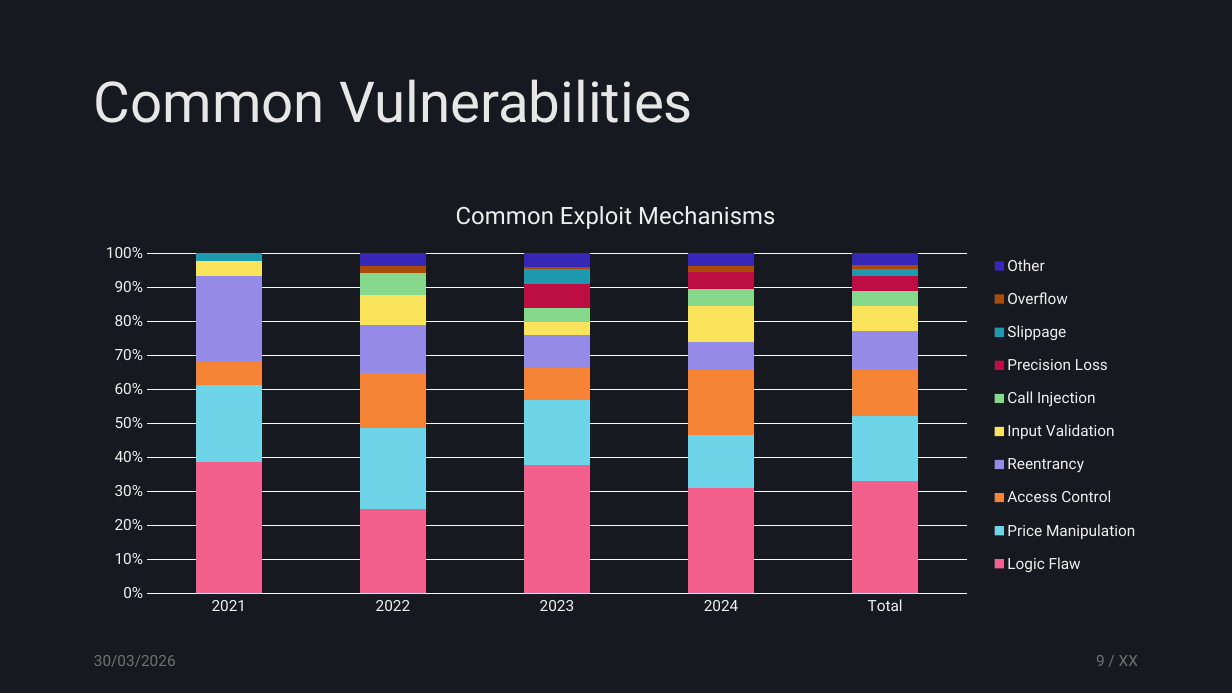
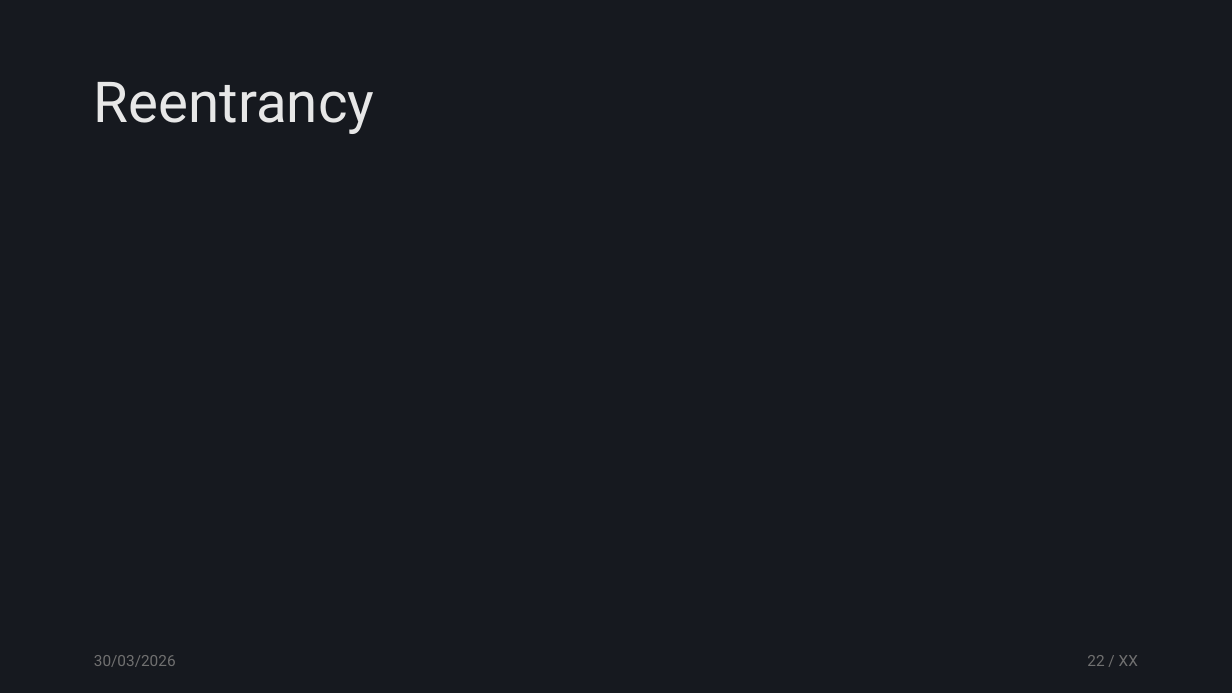
Before and after one commit to tzann/thesis, a slide deck: slide 22 of doc/presentation/Thesis.pptx (slide 9 before the commit). Drawn at 1232x693 pixels with LibreOffice and Linux fonts; fonts in the diff are those of the drawing. Boxes give left, top, right and bottom in pixels: in the first picture for what was removed or moved away, otherwise in the second. Text is boxed around its words. In the diff, an @@ line names an element or a change of style, - is before the commit and + after.

Commit message:
more slides

```diff
--- a/doc/presentation/Thesis.pptx
+++ b/doc/presentation/Thesis.pptx
@@ title at [94, 82, 374, 134]: text changed @@
-Common Vulnerabilities
+Reentrancy
@@ column stacked 100% chart removed at [85, 185, 1148, 625] @@
-title "Common Exploit Mechanisms "
-categories: 2021, 2022, 2023, 2024, Total
-Logic Flaw: 39, 25, 38, 31, 33
-Price Manipulation: 23, 24, 19, 16, 19
-Access Control: 7, 16, 10, 19, 14
-Reentrancy: 25, 14, 10, 8, 11
-Input Validation: 5, 9, 4, 11, 7
-Call Injection: 0, 7, 4, 5, 5
-Precision Loss: 0, 0, 7, 5, 4
-Slippage: 2, 0, 5, 0, 2
-Overflow: 0, 2, 1, 2, 1
-Other: 0, 4, 4, 4, 4
@@ page number at [1087, 655, 1138, 666]: text changed @@
-9 / XX
+22 / XX
```
Also in this commit, not shown: 2 other slides changed, 10 slides added, 4 other files.
